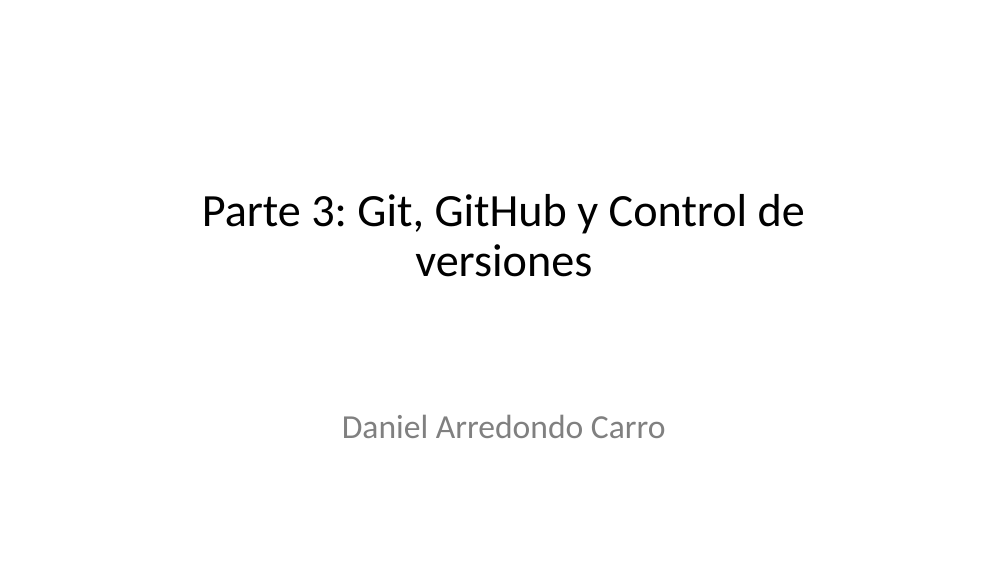
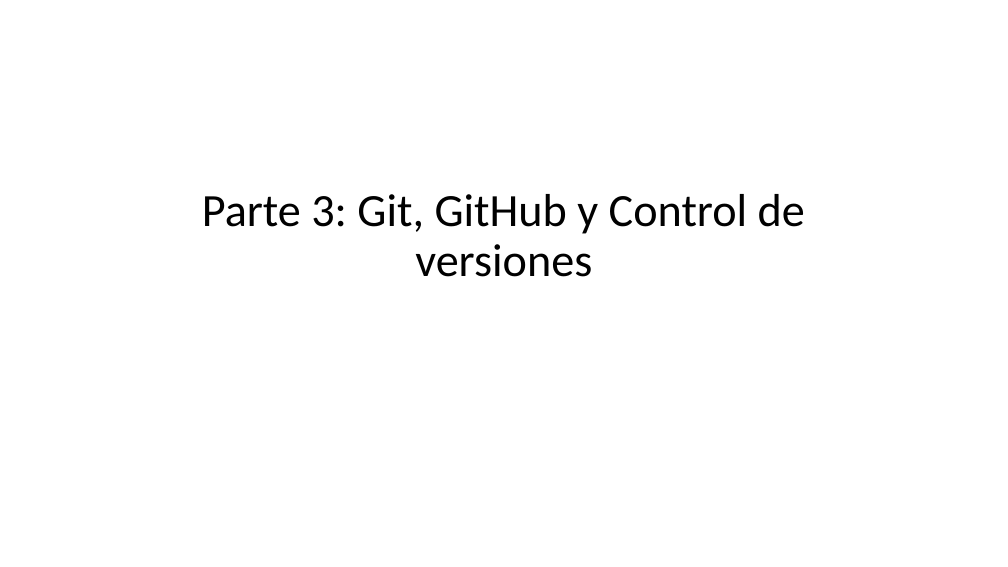
Before and after one commit to arredondo1993/3ra-sesion, a slide deck: slide 1 of github.pptx. Drawn at 1008x567 pixels with LibreOffice and Linux fonts; fonts in the diff are those of the drawing. Boxes give left, top, right and bottom in pixels: in the first picture for what was removed or moved away, otherwise in the second. Text is boxed around its words. In the diff, an @@ line names an element or a change of style, - is before the commit and + after.

```diff
--- a/github.pptx
+++ b/github.pptx
@@ subtitle removed at <box>342,414,666,438</box> @@
-Daniel Arredondo Carro
```
Also in this commit, not shown: 1 other slide changed.
